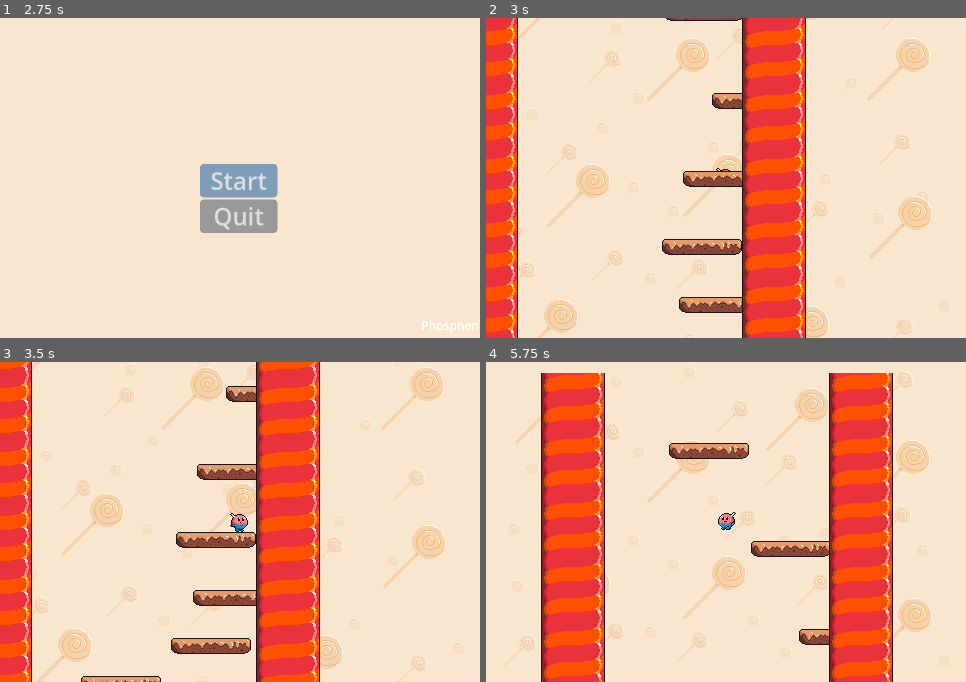
Above: before the commit, frames 1-4 (two rows, left to right).
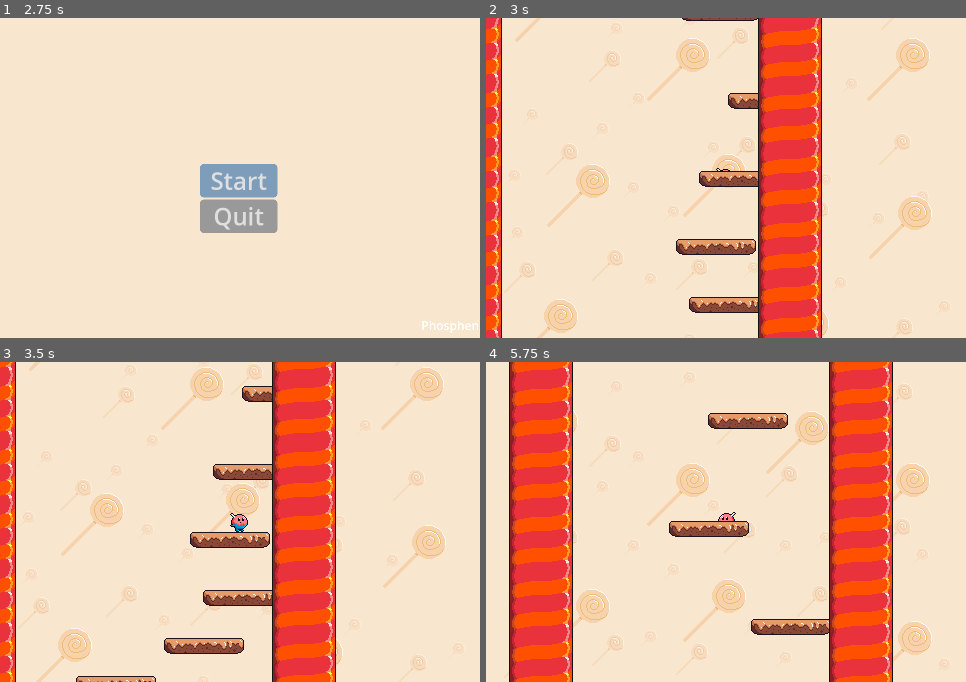
Above: after the commit, the same moments.

Repository: Phosphen/slide
Game: Godot game, scene res://Scenes/Levels/splash_screen.tscn
Two runs of this game, one before a commit and one after it. Both use one fixed random seed, a clock stepped at 60 frames per second and the inputs below.
Inputs (mouse positions are in pixels of both pictures, inside the frame that each line leads up to):
- Up to frame 1 (2.75 s): tap Enter at 0.5, 2 s; move the mouse to (345, 162) at 0.52 s; hold Right (move_right) 0.53-2.03 s; tap Up (jump) at 0.77, 1.52 s; tap Space at 1.25 s; move the mouse to (144, 194) at 1.27 s; move the mouse to (288, 107) at 2.02 s; hold Left (move_left) from 2.03 s (still down)
- Up to frame 2 (3 s): release Left (move_left) at 2.75 s; click "Start" at 2.75 s
- Up to frame 3 (3.5 s): no input
- Up to frame 4 (5.75 s): tap Space at 3.5 s; move the mouse to (702, 586) at 3.52 s; hold Right (move_right) 3.53-5.03 s; tap Up (jump) at 3.77, 4.52, 5.27 s; move the mouse to (870, 570) at 4.27 s; move the mouse to (582, 474) at 5.02 s; hold Left (move_left) from 5.03 s (still down)

Frame 1 is identical in both runs. In frame 2, 15% of the frame differs, in the area x 0-70%, y 0-100%; in frame 3, 16%; in frame 4, 39%, in the area x 4-97%, y 0-100%.

Commit message:
adjust parameter

Diff:
--- a/LevelGen/Main.gd
+++ b/LevelGen/Main.gd
@@ -1,6 +1,6 @@
 extends Node
 
-@export var MARGIN = 256
+@export var MARGIN = 240
 @export var MAX_OFFSET = 100
 @export var DISTANCE_BETWEEN_PLATFORMS = 10
 
@@ -28,10 +28,10 @@
 
 
 func _spawn_floor():
-	for i in range(4):
+	for i in range(5):
 		var floor_instance = ground_scene.instantiate()
 		var sprite_size = _get_sprite_size(floor_instance)
-		floor_instance.position = Vector2(MARGIN + i * sprite_size.y, screen_size.y)
+		floor_instance.position = Vector2(MARGIN + i * sprite_size.x, screen_size.y)
 		add_child(floor_instance)
 
 func _spawn_level_batch():
Not shown: 1 places in LevelGen/brick_scene.tscn that only renumber resources
